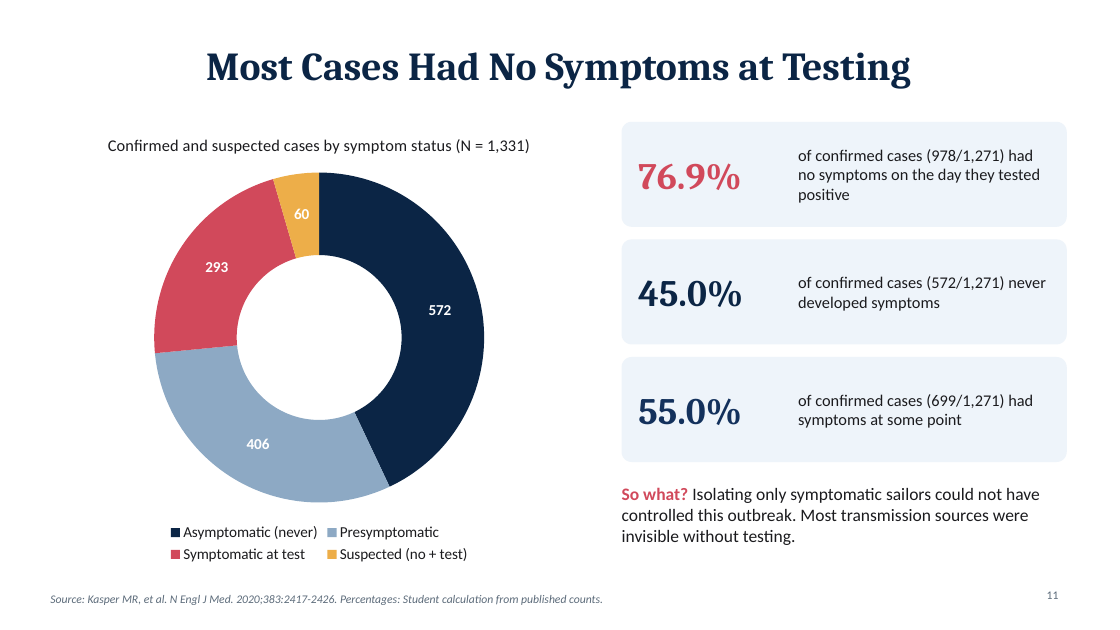
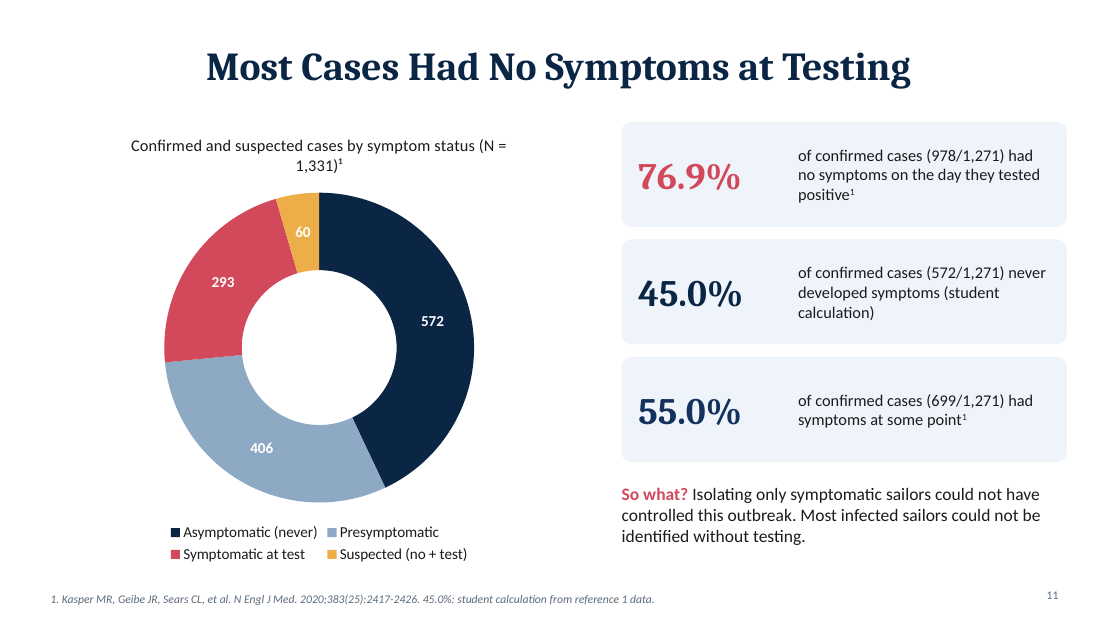
Before and after one commit to adebowa96/Research, a slide deck: slide 11 of Outbreak_of_the_Day/Covid19_Aircraft_Carrier_Outbreak.pptx. Drawn at 1120x630 pixels with LibreOffice and Linux fonts; fonts in the diff are those of the drawing. Boxes give left, top, right and bottom in pixels: in the first picture for what was removed or moved away, otherwise in the second. Text is boxed around its words. In the diff, an @@ line names an element or a change of style, - is before the commit and + after.

```diff
--- a/Outbreak_of_the_Day/Covid19_Aircraft_Carrier_Outbreak.pptx
+++ b/Outbreak_of_the_Day/Covid19_Aircraft_Carrier_Outbreak.pptx
@@ doughnut chart at <box>50,118,588,567</box> @@
@@ title "Confirmed and suspected cases by symptom status (N = 1,331)" to "Confirmed and suspected cases by symptom status (N = 1,331)¹" @@
@@ text at <box>798,149,1040,183</box>: text changed @@
-of confirmed cases (978/1,271) had no symptoms on the day they tested positive
+of confirmed cases (978/1,271) had no symptoms on the day they tested positive1
@@ text at <box>798,266,1046,320</box>: text changed @@
-of confirmed cases (572/1,271) never developed symptoms
+of confirmed cases (572/1,271) never developed symptoms (student calculation)
@@ text at <box>798,394,1033,428</box>: text changed @@
-of confirmed cases (699/1,271) had symptoms at some point
+of confirmed cases (699/1,271) had symptoms at some point1
@@ text at <box>622,487,1041,545</box>: text changed @@
-So what? Isolating only symptomatic sailors could not have controlled this outbreak. Most transmission sources were invisible without testing.
+So what? Isolating only symptomatic sailors could not have controlled this outbreak. Most infected sailors could not be identified without testing.
@@ text at <box>50,594,655,605</box>: text changed @@
-Source: Kasper MR, et al. N Engl J Med. 2020;383:2417-2426. Percentages: Student calculation from published counts.
+1. Kasper MR, Geibe JR, Sears CL, et al. N Engl J Med. 2020;383(25):2417-2426. 45.0%: student calculation from reference 1 data.
```
Also in this commit, not shown: 19 other slides changed.
